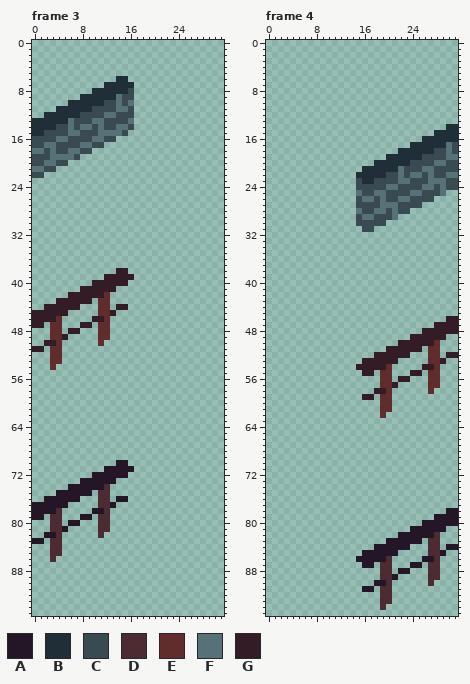
Two versions of one pixel-art file, assets/img/settlements/fence.aseprite. The picture above is the old version.
32x96 pixels, 16 frames. Shown: frame 3, frame 4. The commit also changed other frames, which this record leaves out.
Visible layers, top first: "BottomRight", "BottomLeft", "BottomEndpiece", "TopLeft", "TopRight", "TopEndpiece".
Palette (. is transparent): A #241527  B #202e37  C #394a50  D #4d2b32  E #602c2c  F #577277  G #341c27
Pixels before, frame 3 (only the part around the change), first column x 0:
65 ............................
66 ............................
67 ............................
68 ............................
69 ............................
70 ..............AA............
71 ............AAAAA...........
72 ..........AAAAAA............
73 ........AAAAAA..............
74 ......AAAAAAD...............
75 ....AAAAAA.DD...............
76 ..AAAAAA...DD.AA............
77 AAAAAA.....DDA..............
78 AAAAD.....AAD...............
79 AA.DD...AA.DD...............
80 ...DD.AA...DD...............
81 ...DDA.....DD...............
82 ..AAD......D................
83 AA.DD.......................
84 ...DD.......................
85 ...DD.......................
86 ...D........................
87 ............................
88 ............................
89 ............................
90 ............................
Pixels before, frame 4 (only the part around the change), first column x 6:
38 ..........................
39 ..........................
40 ..........................
41 ..........................
42 ..........................
43 ..........................
44 ..........................
45 ..........................
46 ........................GG
47 ......................GGGG
48 ....................GGGGGG
49 ..................GGGGGG..
50 ................GGGGGGE...
51 ..............GGGGGG.EE...
52 ............GGGGGG...EE.GG
53 ..........GGGGGG.....EEG..
54 .........GGGGGE.....GGE...
55 ..........GG.EE...GG.EE...
56 .............EE.GG...EE...
57 .............EEG.....EE...
58 ............GGE......E....
59 ..........GG.EE...........
60 .............EE...........
61 .............EE...........
62 .............E............
63 ..........................
64 ..........................
65 ..........................
66 ..........................
67 ..........................
68 ..........................
69 ..........................
70 ..........................
71 ..........................
72 ..........................
73 ..........................
74 ..........................
75 ..........................
76 ..........................
77 ..........................
78 ........................AA
79 ......................AAAA
80 ....................AAAAAA
81 ..................AAAAAA..
82 ................AAAAAAD...
83 ..............AAAAAA.DD...
84 ............AAAAAA...DD.AA
85 ..........AAAAAA.....DDA..
86 .........AAAAAD.....AAD...
87 ..........AA.DD...AA.DD...
88 .............DD.AA...DD...
89 .............DDA.....DD...
90 ............AAD......D....
91 ..........AA.DD...........
92 .............DD...........
93 .............DD...........
94 .............D............
95 ..........................
After:
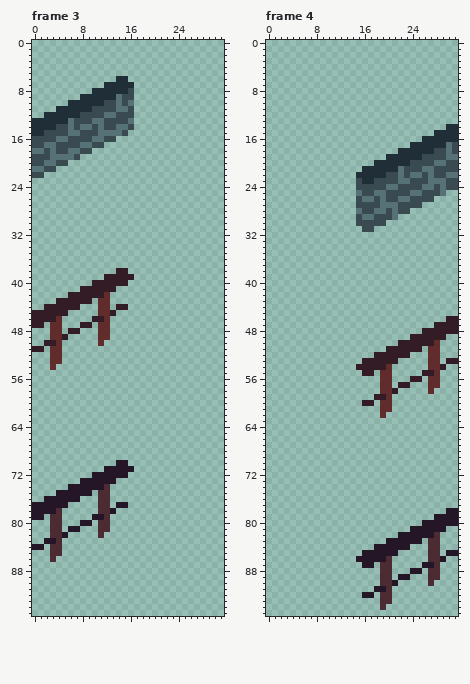
Edits made:
Frame 3, layer "TopLeft":
Colour A now appears in row 77 at x 14 to 15; in row 78 at x 13; in row 79 at x 10; in row 80 at x 8 to 9; in row 81 at x 6 to 7; in row 82 at x 5.
Colour A now appears in row 83 at x 2; in row 84 at x 0 to 1.
The author changed colour D to colour A in row 79 at x 11; in row 83 at x 3.
The author changed colour A to colour D in row 78 at x 11; in row 82 at x 3.
The edit erases colour A in row 76 at x 14 to 15; in row 77 at x 13; in row 78 at x 10; in row 79 at x 8 to 9; in row 80 at x 6 to 7; in row 81 at x 5.
The edit erases colour A in row 82 at x 2; in row 83 at x 0 to 1.
Frame 4, layer "BottomRight":
Colour A now appears in row 85 at x 30 to 31; in row 86 at x 29; in row 87 at x 26; in row 88 at x 24 to 25; in row 89 at x 22 to 23; in row 90 at x 21.
Colour A now appears in row 91 at x 18; in row 92 at x 16 to 17.
The author changed colour D to colour A in row 87 at x 27; in row 91 at x 19.
The author changed colour A to colour D in row 86 at x 27; in row 90 at x 19.
The author changed colour G to colour E in row 54 at x 27; in row 58 at x 19.
Colour G now appears in row 53 at x 30 to 31; in row 54 at x 29; in row 55 at x 26; in row 56 at x 24 to 25; in row 57 at x 22 to 23; in row 58 at x 21.
Colour G now appears in row 59 at x 18; in row 60 at x 16 to 17.
The author changed colour E to colour G in row 55 at x 27; in row 59 at x 19.
The edit erases colour A in row 84 at x 30 to 31; in row 85 at x 29; in row 86 at x 26; in row 87 at x 24 to 25; in row 88 at x 22 to 23; in row 89 at x 21.
The edit erases colour A in row 90 at x 18; in row 91 at x 16 to 17.
The edit erases colour G in row 52 at x 30 to 31; in row 53 at x 29; in row 54 at x 26; in row 55 at x 24 to 25; in row 56 at x 22 to 23; in row 57 at x 21.
The edit erases colour G in row 58 at x 18; in row 59 at x 16 to 17.
Pixel boxes of the changes (left, top, right, bottom) in both pictures:
changed: (32, 496, 128, 550)
changed: (362, 352, 458, 406)
changed: (362, 544, 458, 598)
